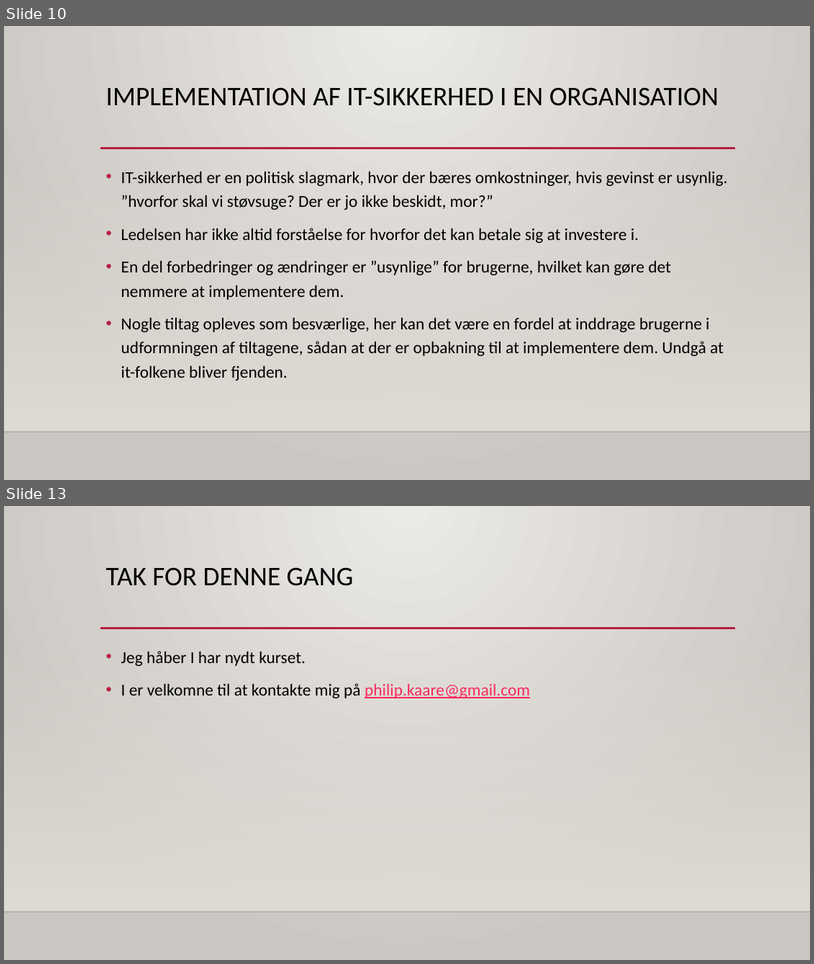
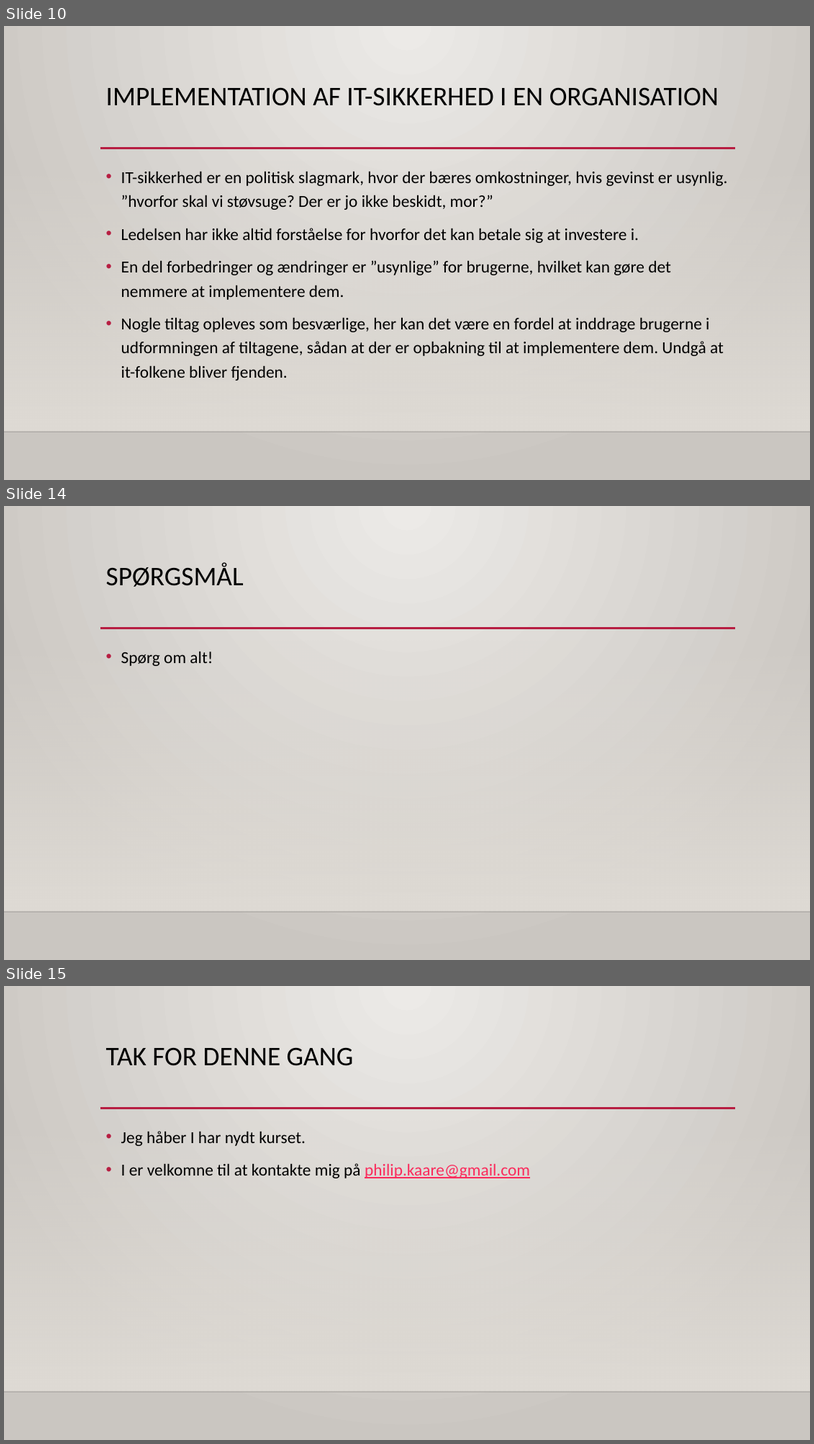
Before and after one commit to philipkaare/presentations, a slide deck: Smartlearning.dk/IT-sikkerhed - webinar 4.pptx. Shown one above the other, each under a label of ours: slides 10 and 13 before the commit, slides 10, 14 and 15 after it; the slides between them are not shown. The pictures are 814x964 and 814x1444 pixels, drawn with LibreOffice and Linux fonts; fonts in the diff are those of the drawing; background and template pictures are left out. Boxes give left, top, right and bottom in pixels: in the first picture for what was removed or moved away, otherwise in the second. Text is boxed around its words. In the diff, an @@ line names an element or a change of style, - is before the commit and + after.

```diff
--- a/Smartlearning.dk/IT-sikkerhed - webinar 4.pptx
+++ b/Smartlearning.dk/IT-sikkerhed - webinar 4.pptx
@@ slide 14 added at (x1=4, y1=506, x2=810, y2=960), background gradient #ECEAE7 to #CAC7C1; not listed: 3 template elements that a slide beside it also shows @@
@@ title added at (x1=106, y1=563, x2=244, y2=587), 32 pt, text #000000 @@
+SPØRGSMÅL
@@ text added at (x1=121, y1=651, x2=213, y2=666), 20 pt, text #000000 @@
+• Spørg om alt!
@@ what was slide 13 is now slide 15 @@
```
Also in this commit, not shown: 4 slides changed, 1 other slide added, 1 other file.
